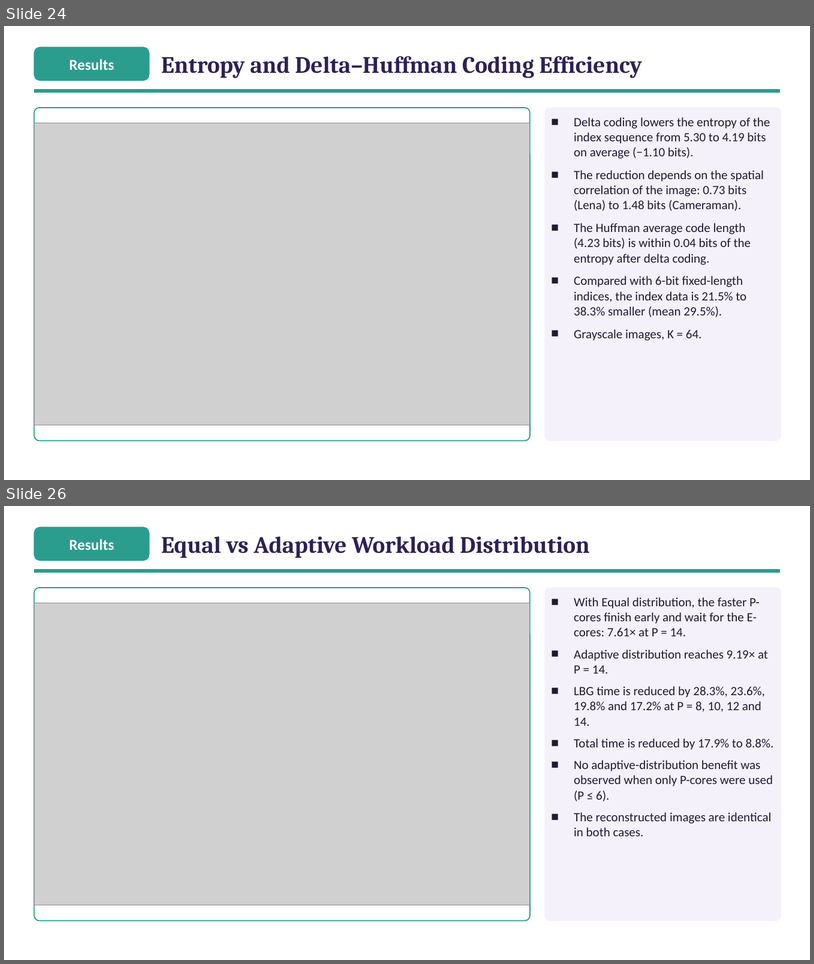
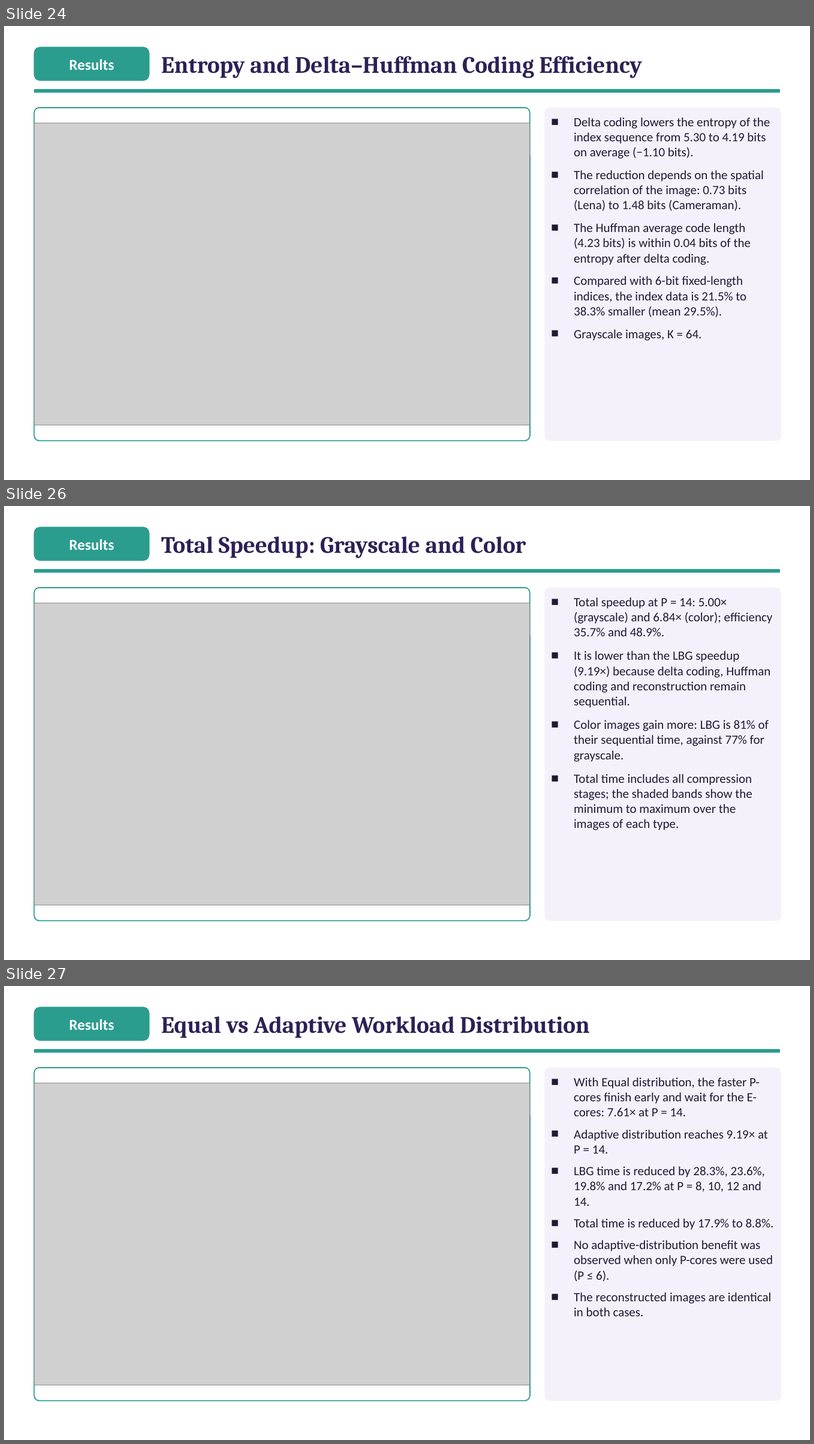
Before and after one commit to ibtihal-cpu/mihk, a slide deck: results/seminar/figs/Seminar_Ibtihal_v3.pptx. Shown one above the other, each under a label of ours: slides 24 and 26 before the commit, slides 24, 26 and 27 after it; the slides between them are not shown. The pictures are 814x964 and 814x1444 pixels, drawn with LibreOffice and Linux fonts; fonts in the diff are those of the drawing; grey boxes stand for pictures. Boxes give left, top, right and bottom in pixels: in the first picture for what was removed or moved away, otherwise in the second. Text is boxed around its words. In the diff, an @@ line names an element or a change of style, - is before the commit and + after.

```diff
--- a/results/seminar/figs/Seminar_Ibtihal_v3.pptx
+++ b/results/seminar/figs/Seminar_Ibtihal_v3.pptx
@@ slide 26 added at <box>4,506,810,960</box>, background #FFFFFF @@
@@ rounded rectangle added at <box>34,527,149,561</box>, fill #2A9D8F, outline #2A9D8F 1 pt @@
@@ text added at <box>69,539,114,550</box>, 18 pt, text #FFFFFF, bold @@
+Results
@@ text added at <box>161,536,527,558</box>, 28 pt, text #2E2055, bold @@
+Total Speedup: Grayscale and Color
@@ rectangle added at <box>34,570,780,572</box>, fill #2A9D8F, outline #2A9D8F 1 pt @@
@@ rounded rectangle added at <box>34,588,530,921</box>, fill #FFFFFF, outline #2A9D8F 1.25 pt @@
@@ rounded rectangle added at <box>545,588,782,921</box>, fill #F5F1FB, outline #F5F1FB 1 pt @@
@@ picture added at <box>34,603,530,904</box> @@
@@ text added at <box>574,597,773,830</box>, 15 pt, text #1F1A33 @@
+■ Total speedup at P = 14: 5.00× (grayscale) and 6.84× (color); efficiency 35.7% and 48.9%.
+■ It is lower than the LBG speedup (9.19×) because delta coding, Huffman coding and reconstruction remain sequential.
+■ Color images gain more: LBG is 81% of their sequential time, against 77% for grayscale.
+■ Total time includes all compression stages; the shaded bands show the minimum to maximum over the images of each type.
@@ what was slide 26 is now slide 27 @@
```
Also in this commit, not shown: 1 slide changed, 5 other files.
